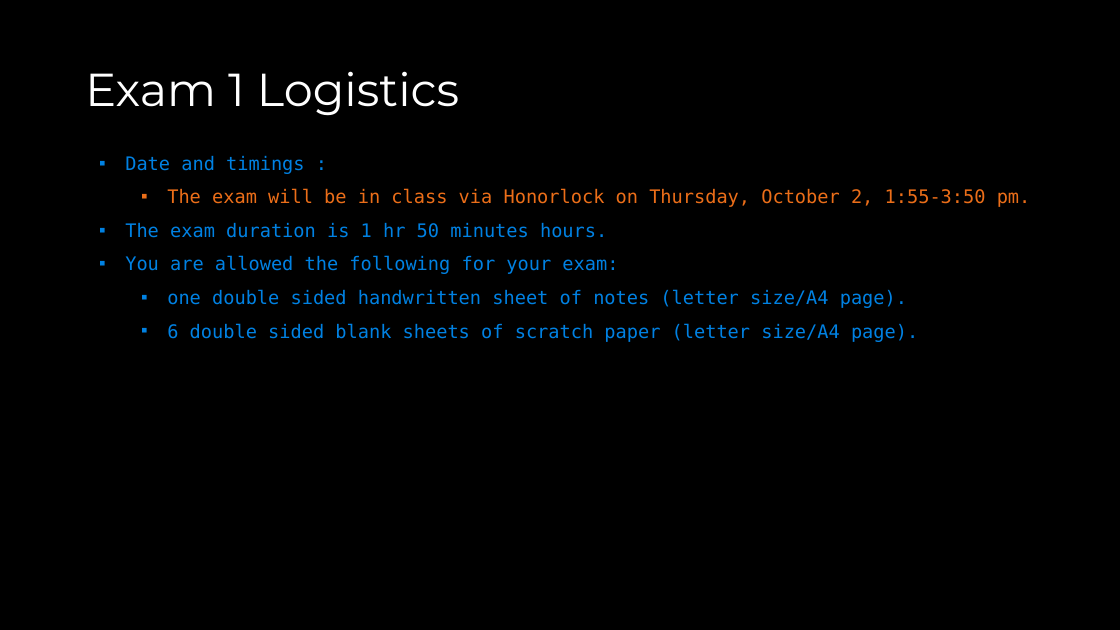
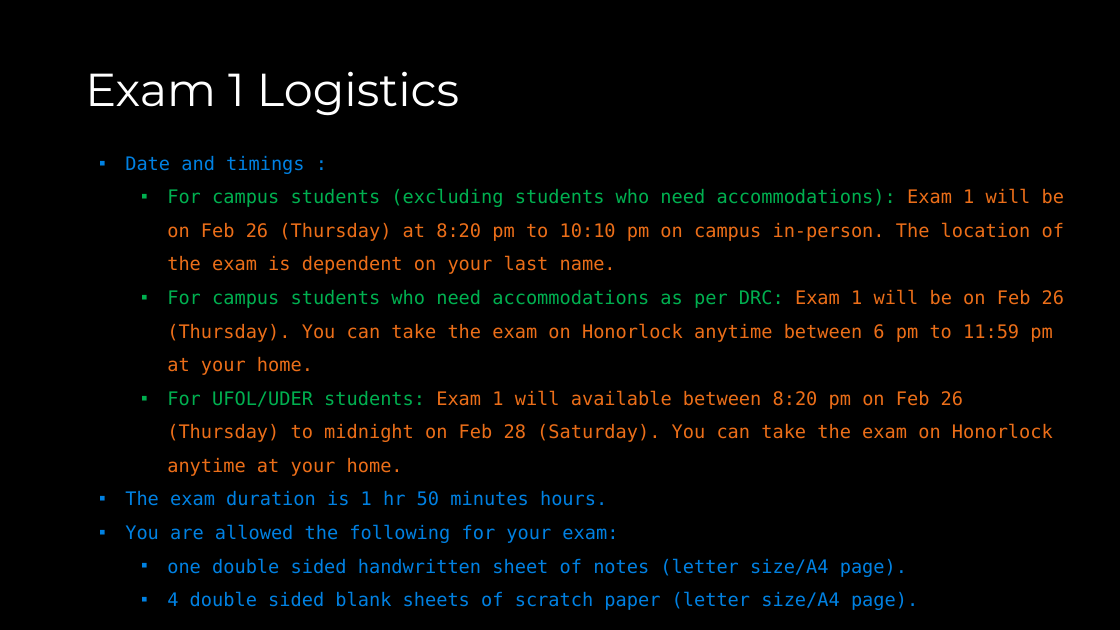
Before and after one commit to COP3530/Instructional-Content, a slide deck: slide 4 of Slides/Slides-PPT/Exam 1 - Review A.pptx. Drawn at 1120x630 pixels with LibreOffice and Linux fonts; fonts in the diff are those of the drawing. Boxes give left, top, right and bottom in pixels: in the first picture for what was removed or moved away, otherwise in the second. Text is boxed around its words. In the diff, an @@ line names an element or a change of style, - is before the commit and + after.

Commit message:
slides updated

```diff
--- a/Slides/Slides-PPT/Exam 1 - Review A.pptx
+++ b/Slides/Slides-PPT/Exam 1 - Review A.pptx
@@ text at [167, 189, 1064, 476]: text changed @@
-  ▪ The exam will be in class via Honorlock on Thursday, October 2, 1:55-3:50 pm.
+  ▪ For campus students (excluding students who need accommodations): Exam 1 will be on Feb 26 (Thursday) at 8:20 pm to 10:10 pm on campus in-person. The location of the exam is dependent on your last name.
+  ▪ For campus students who need accommodations as per DRC: Exam 1 will be on Feb 26 (Thursday). You can take the exam on Honorlock anytime between 6 pm to 11:59 pm at your home.
+  ▪ For UFOL/UDER students: Exam 1 will available between 8:20 pm on Feb 26 (Thursday) to midnight on Feb 28 (Saturday). You can take the exam on Honorlock anytime at your home.
@@ text at [167, 323, 918, 342]: text changed @@
-  ▪ 6 double sided blank sheets of scratch paper (letter size/A4 page).
+  ▪ 4 double sided blank sheets of scratch paper (letter size/A4 page).
```
Also in this commit, not shown: 1 slide added, 1 other file.
